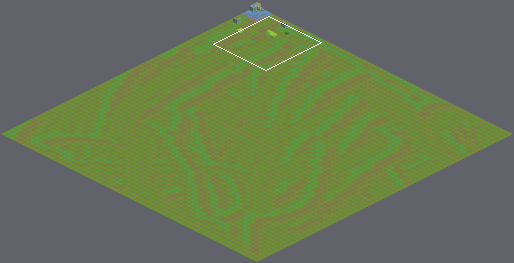
A Tiled map gets an edit: public/assets/map/map.tmx. Above: a wide view before the commit, with the close-up outlined.
Close-up. Before the edit:
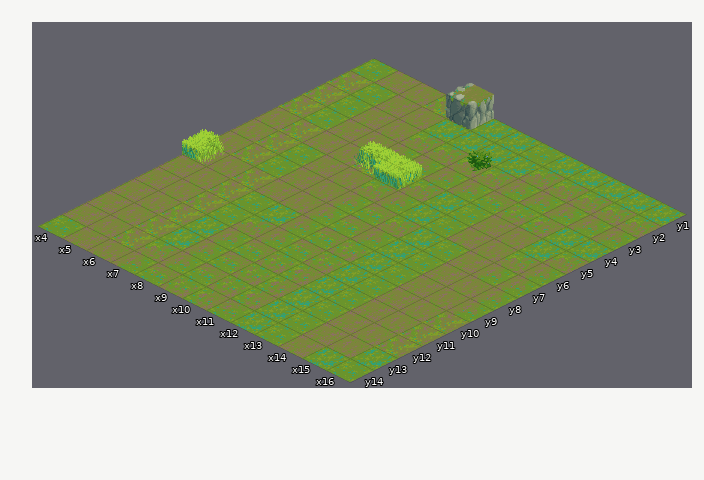
Cells are 64x32 px. Isometric: x runs down to the right, y down to the left. Shown: x 4..16, y 1..14.
New version:
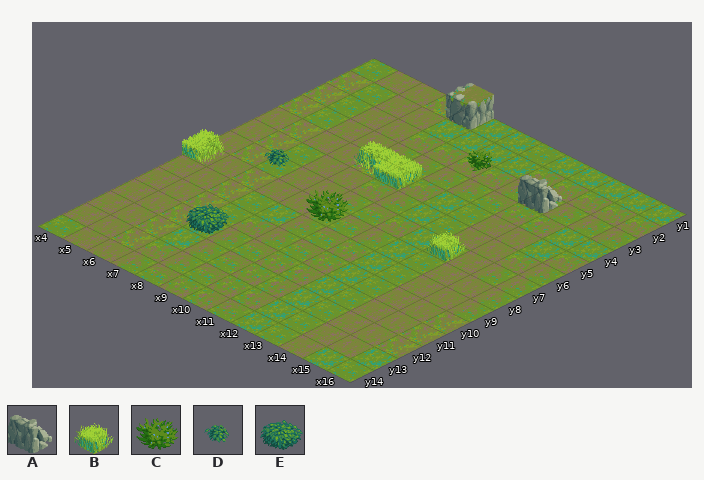
Key: from "outside": A 58, B 118, C 121, D 127, E 128.
_ is an empty cell.
From old to new:
Layer "OnGround":
The edit adds tile B in row 7 at x 13.
The edit adds tile C in row 8 at x 9.
The edit adds tile D in row 7 at x 6.
The edit adds tile E in row 11 at x 7.
Layer "Collides":
The edit adds tile A in row 3 at x 13.
Boxes around the changes in both close-ups, in picture pixels (x1, y1, x2, y2):
added: (264, 149, 349, 222)
added: (518, 175, 562, 213)
added: (186, 204, 229, 234)
added: (426, 231, 466, 262)
